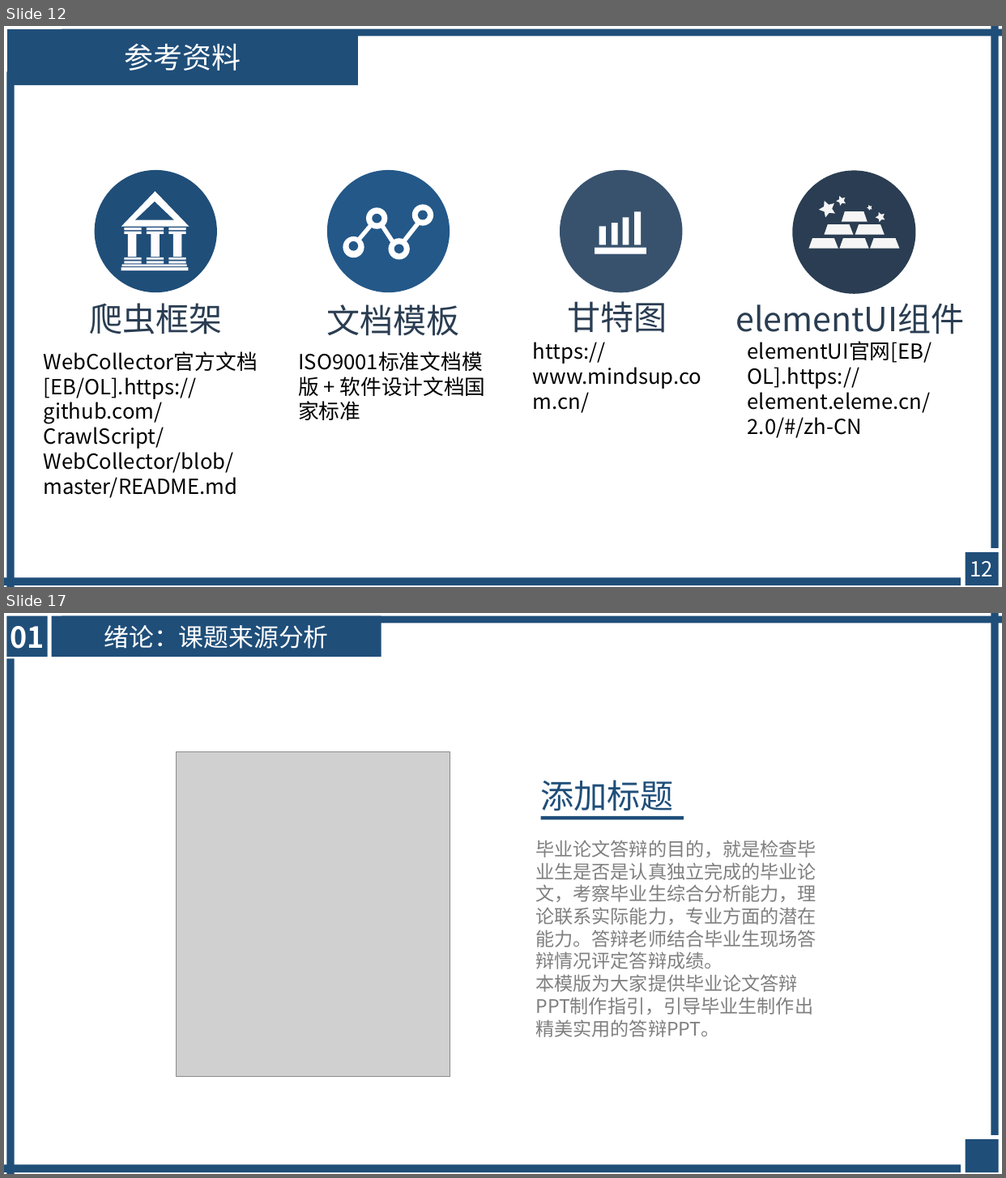
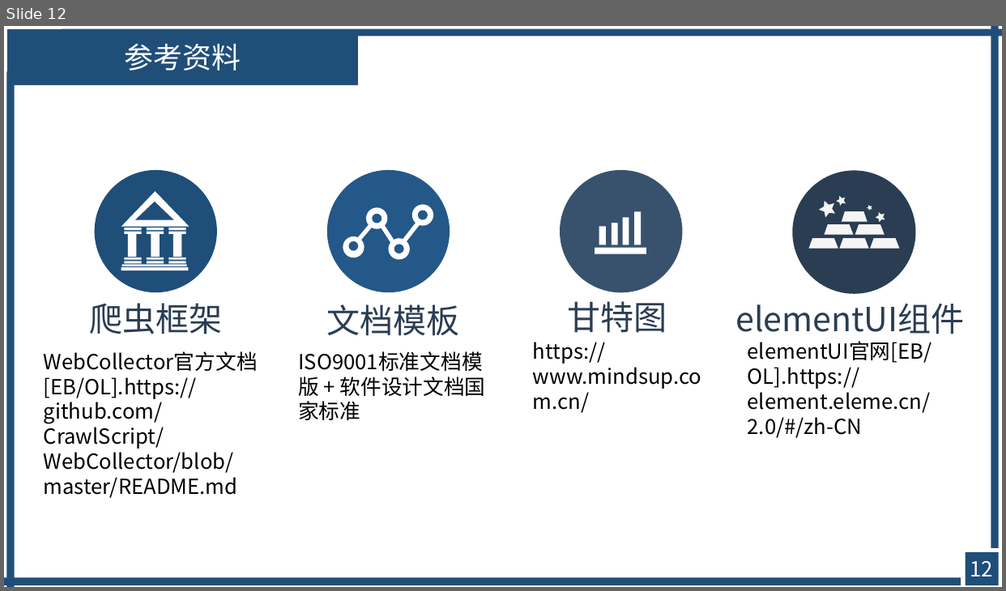
Before and after one commit to avgstuBoboge/SE2020-document, a slide deck: ppt/SE2020-G16-项目计划.ppt. Shown one above the other, each under a label of ours: slides 12 and 17 before the commit, slide 12 after it; the slides between them are not shown. The pictures are 1006x1178 and 1006x591 pixels, drawn with LibreOffice and Linux fonts; fonts in the diff are those of the drawing; grey boxes stand for pictures. Boxes give left, top, right and bottom in pixels: in the first picture for what was removed or moved away, otherwise in the second. Text is boxed around its words. In the diff, an @@ line names an element or a change of style, - is before the commit and + after.

```diff
--- a/ppt/SE2020-G16-项目计划.ppt
+++ b/ppt/SE2020-G16-项目计划.ppt
@@ slide 17 removed at bbox=[4, 613, 1002, 1174], background #FFFFFF @@
@@ rectangle removed at bbox=[7, 616, 48, 657] @@
-01
@@ rectangle removed at bbox=[52, 616, 381, 657] @@
-绪论：课题来源分析
@@ rectangle removed at bbox=[62, 616, 1001, 624] @@
@@ rectangle removed at bbox=[991, 613, 998, 1135] @@
@@ rectangle removed at bbox=[6, 658, 14, 1174] @@
@@ picture removed at bbox=[176, 752, 450, 1077] @@
@@ text removed at bbox=[541, 780, 674, 817] @@
-添加标题
@@ rectangle removed at bbox=[540, 816, 684, 820] @@
@@ text removed at bbox=[535, 840, 816, 1037] @@
-毕业论文答辩的目的，就是检查毕业生是否是认真独立完成的毕业论文，考察毕业生综合分析能力，理论联系实际能力，专业方面的潜在能力。答辩老师结合毕业生现场答辩情况评定答辩成绩。
-本模版为大家提供毕业论文答辩PPT制作指引，引导毕业生制作出精美实用的答辩PPT。
@@ rectangle removed at bbox=[965, 1139, 997, 1172] @@
@@ rectangle removed at bbox=[4, 1165, 960, 1173] @@
@@ page number removed at bbox=[931, 1165, 955, 1169] @@
-17
```
Also in this commit, not shown: 2 slides changed, 12 other slides removed.
